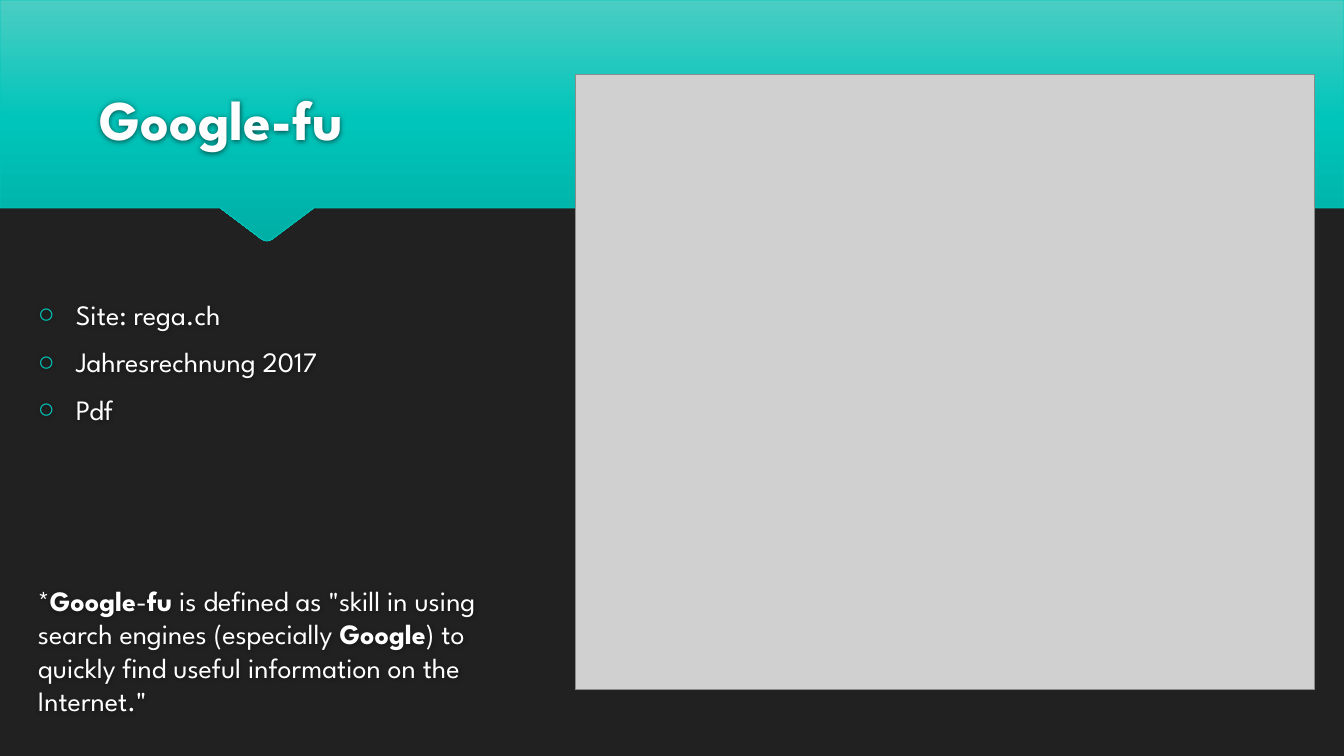
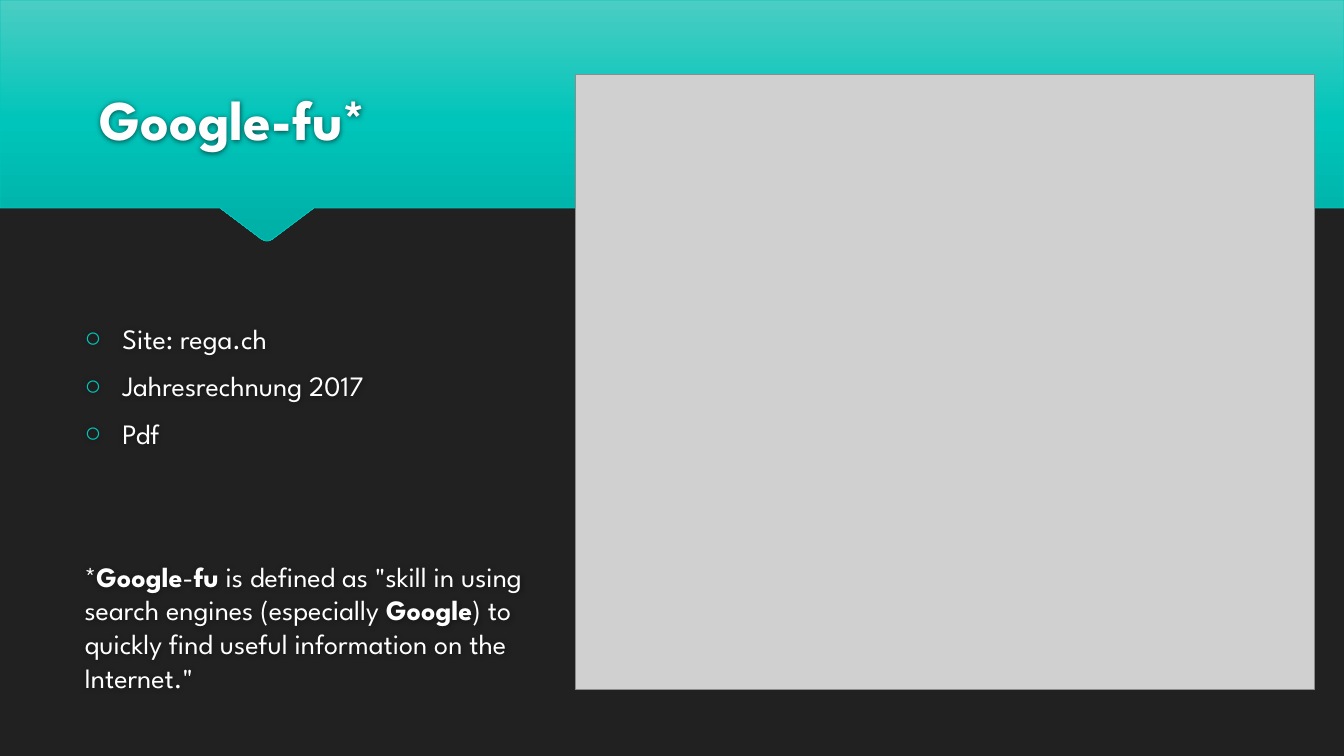
Before and after one commit to benwasd/baernhaeckt18, a slide deck: slide 5 of Foundation Tracker.pptx. Drawn at 1344x756 pixels with LibreOffice and Linux fonts; fonts in the diff are those of the drawing; grey boxes stand for pictures. Boxes give left, top, right and bottom in pixels: in the first picture for what was removed or moved away, otherwise in the second. Text is boxed around its words. In the diff, an @@ line names an element or a change of style, - is before the commit and + after.

```diff
--- a/Foundation Tracker.pptx
+++ b/Foundation Tracker.pptx
@@ title at <box>99,101,366,155</box>: text changed @@
-Google-fu
+Google-fu*
@@ text "Site: rega.ch" rewrapped from <box>38,305,476,712</box> to <box>85,329,522,689</box> @@
```
Also in this commit, not shown: 3 other slides changed, 1 other file.
